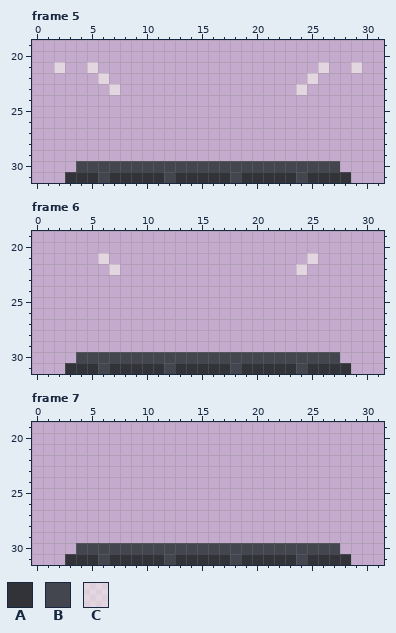
File history of a pixel-art file, assets/images/projects/button.aseprite. Above, as it was before the edit.
32x32 pixels, 7 frames. Shown: frame 5: x 0..31, y 19..31; frame 6: x 0..31, y 19..31; frame 7: x 0..31, y 19..31. The commit also changed other frames, which this record leaves out.
Visible layers, top first: "VFX", "Button".
Palette (. is transparent): A #313339  B #44464f  C #f9f5ef96
Pixels before, frame 5, first column x 2:
21 C..C....................C..C
22 ....C..................C....
23 .....C................C.....
24 ............................
25 ............................
26 ............................
27 ............................
28 ............................
29 ............................
30 ..BBBBBBBBBBBBBBBBBBBBBBBB..
31 .AAABAAAAABAAAAABAAAAABAAAA.
Pixels before, frame 6, first column x 3:
21 ...C..................C...
22 ....C................C....
23 ..........................
24 ..........................
25 ..........................
26 ..........................
27 ..........................
28 ..........................
29 ..........................
30 .BBBBBBBBBBBBBBBBBBBBBBBB.
31 AAABAAAAABAAAAABAAAAABAAAA
Pixels before, frame 7, first column x 3:
30 .BBBBBBBBBBBBBBBBBBBBBBBB.
31 AAABAAAAABAAAAABAAAAABAAAA
After the commit:
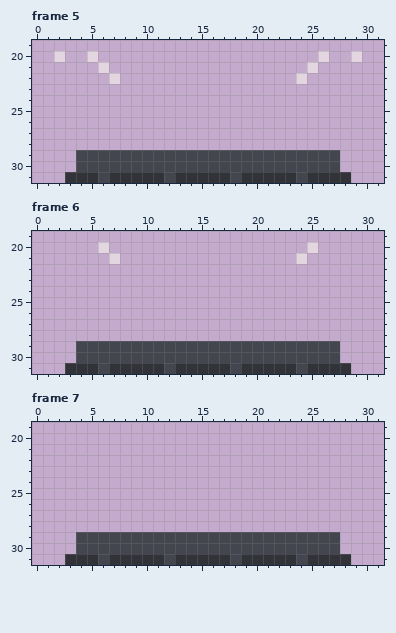
Message: Worked on overworld background, changed button sprite
What changed:
Changed rows in their new state; - is an unchanged pixel.
Frame 5, layers "VFX", "Button":
first column x 2:
20 C--C--------------------C--C
21 .--.C------------------C.--.
22 ----.C----------------C.----
23 -----.----------------.-----
first column x 4:
29 BBBBBBBBBBBBBBBBBBBBBBBB
Frame 6, layers "VFX", "Button":
first column x 6:
20 C------------------C
21 .C----------------C.
22 -.----------------.-
first column x 4:
29 BBBBBBBBBBBBBBBBBBBBBBBB
Frame 7, layer "Button":
first column x 4:
29 BBBBBBBBBBBBBBBBBBBBBBBB
